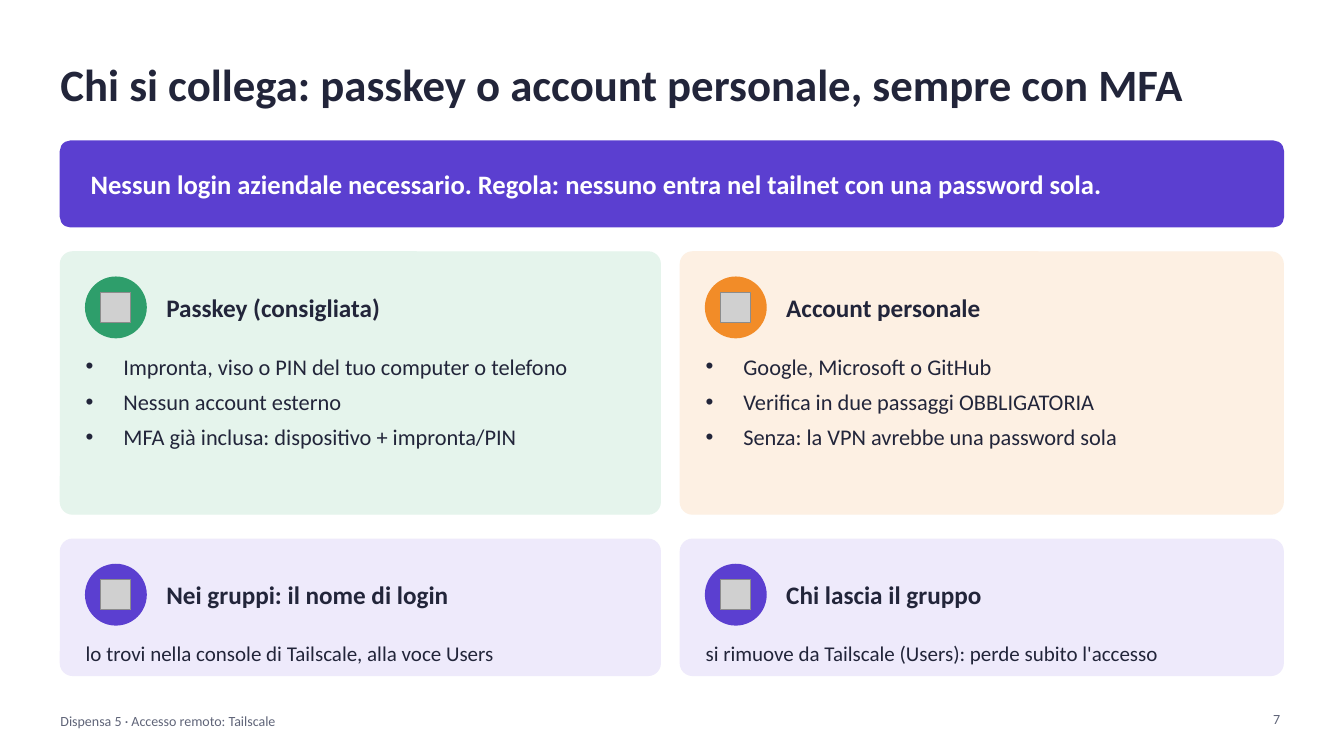
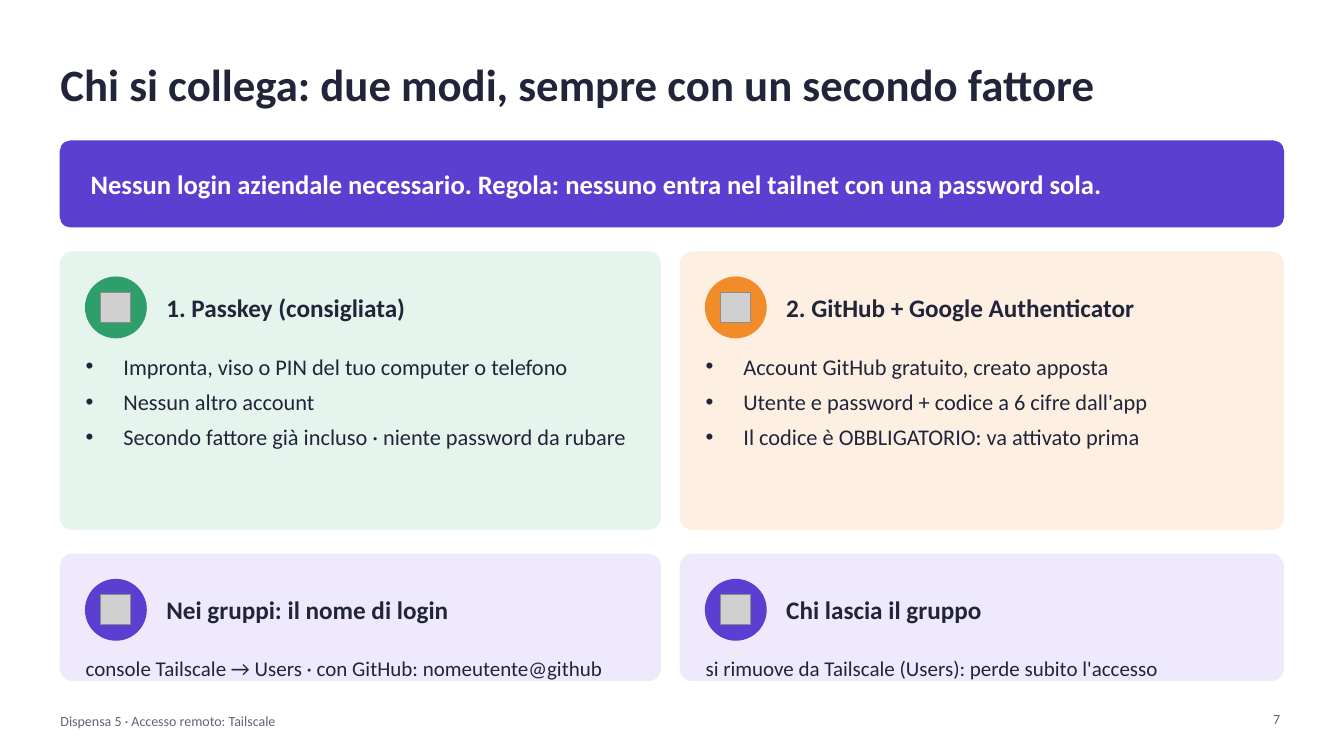
Before and after one commit to cereZ23/aws, a slide deck: slide 7 of slide/slide-5-tailscale.pptx. Drawn at 1344x756 pixels with LibreOffice and Linux fonts; fonts in the diff are those of the drawing; grey boxes stand for pictures. Boxes give left, top, right and bottom in pixels: in the first picture for what was removed or moved away, otherwise in the second. Text is boxed around its words. In the diff, an @@ line names an element or a change of style, - is before the commit and + after.

Commit message:
Lezione 5: login con passkey oppure GitHub + Google Authenticator

```diff
--- a/slide/slide-5-tailscale.pptx
+++ b/slide/slide-5-tailscale.pptx
@@ text at <box>60,69,1094,109</box>: text changed @@
-Chi si collega: passkey o account personale, sempre con MFA
+Chi si collega: due modi, sempre con un secondo fattore
@@ rounded rectangle: place and size @@
-rounded rectangle at <box>60,252,660,514</box>
+rounded rectangle at <box>60,252,660,529</box>
@@ rounded rectangle: place and size @@
-rounded rectangle at <box>681,252,1284,514</box>
+rounded rectangle at <box>681,252,1284,529</box>
@@ text at <box>166,298,405,322</box>: text changed @@
-Passkey (consigliata)
+1. Passkey (consigliata)
@@ text at <box>786,299,1134,322</box>: text changed @@
-Account personale
+2. GitHub + Google Authenticator
@@ text at <box>743,359,1147,449</box>: text changed @@
-• Google, Microsoft o GitHub
-• Verifica in due passaggi OBBLIGATORIA
-• Senza: la VPN avrebbe una password sola
+• Account GitHub gratuito, creato apposta
+• Utente e password + codice a 6 cifre dall'app
+• Il codice è OBBLIGATORIO: va attivato prima
@@ text at <box>123,394,626,449</box>: text changed @@
-• Nessun account esterno
-• MFA già inclusa: dispositivo + impronta/PIN
+• Nessun altro account
+• Secondo fattore già incluso · niente password da rubare
@@ proportions changed in 4 elements at <box>681,252,1284,529</box>, <box>60,252,660,529</box>, <box>681,555,1284,681</box>, <box>60,555,660,681</box> @@
@@ rounded rectangle: place and size @@
-rounded rectangle at <box>60,539,660,676</box>
+rounded rectangle at <box>60,555,660,681</box>
@@ rounded rectangle: place and size @@
-rounded rectangle at <box>681,539,1284,676</box>
+rounded rectangle at <box>681,555,1284,681</box>
@@ 2 pictures, 2 texts, 2 ellipses: place and size @@
-2 pictures, 2 texts, 2 ellipses at <box>86,565,981,625</box>
+2 pictures, 2 texts, 2 ellipses at <box>86,580,981,640</box>
@@ text "si rimuove da Tailscale (Users): ...": place and size @@
-text "si rimuove da Tailscale (Users): ..." at <box>706,646,1157,665</box>
+text "si rimuove da Tailscale (Users): ..." at <box>706,661,1157,680</box>
@@ text at <box>86,661,602,680</box>: text changed @@
-lo trovi nella console di Tailscale, alla voce Users
+console Tailscale → Users · con GitHub: nomeutente@github
```
Also in this commit, not shown: 4 other slides changed, 1 slide added, 2 other files.
